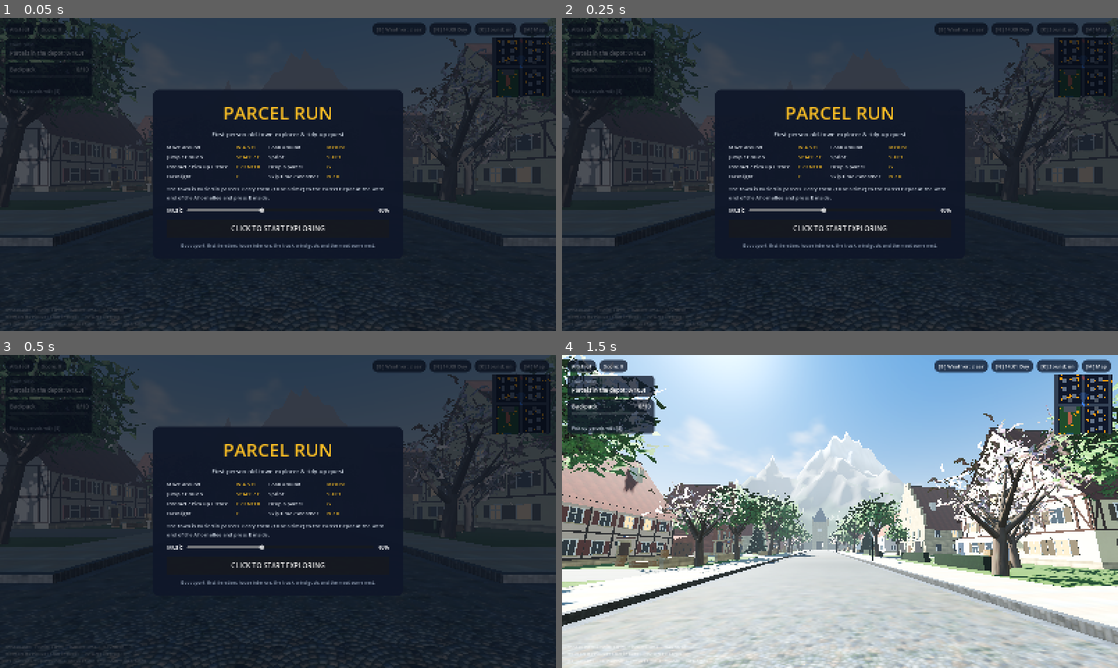
Above: before the commit, frames 1-4 (two rows, left to right).
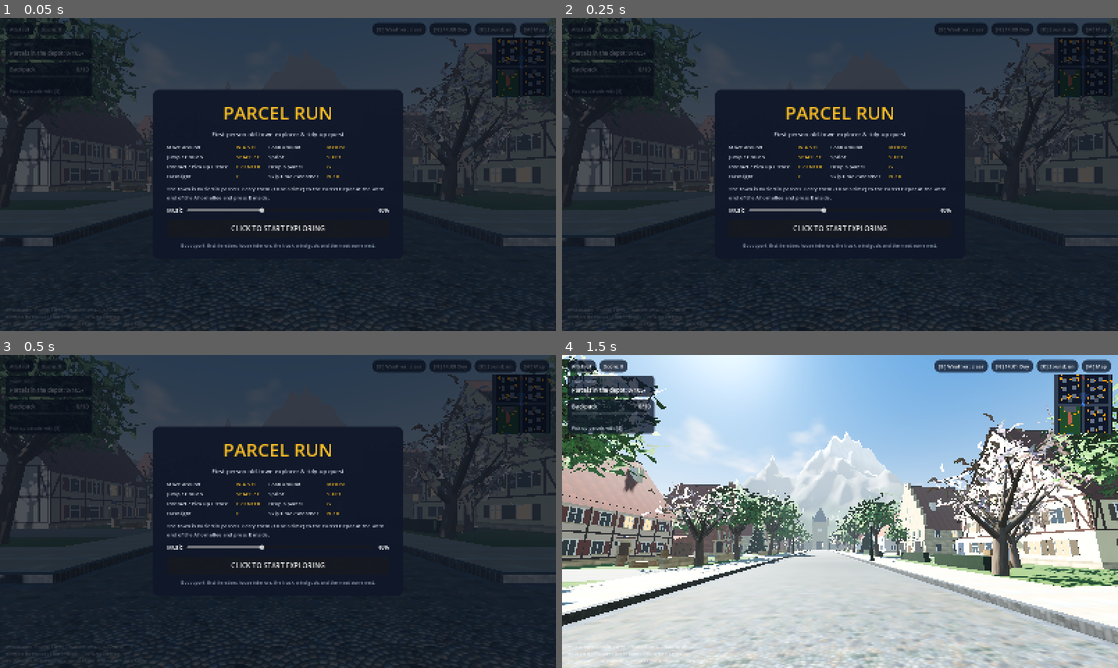
Above: after the commit, the same moments.

Repository: alexandruserban/a-parcel-in-transit
Game: Godot game, scene res://main.tscn
Same seed, same stepped clock (60 frames per second), same inputs: the game is played once before the commit and once after it.
Inputs (mouse positions are in pixels of both pictures, inside the frame that each line leads up to):
- Up to frame 1 (0.05 s): no input
- Up to frame 2 (0.25 s): no input
- Up to frame 3 (0.5 s): no input
- Up to frame 4 (1.5 s): click "CLICK TO START EXPLORING" at 0.5 s; tap Enter at 1.25 s; move the mouse to (867, 511) at 1.27 s; hold W from 1.28 s (still down); tap Shift at 1.35 s

The runs differ from the first frame. In frame 1, 0.2% of the frame differs, in the area x 0-99%, y 6-73%; in frame 2, 0.2%; in frame 3, 0.2%; in frame 4, 0.1%.

Commit message:
Port the web street lantern; add touch controls and phone settings
- Street lanterns are now a port of buildStreetLight(): stepped
  octagonal base, fluted shaft with a gilt ring, ladder bar, and a
  tapered four-sided glass lantern in an iron frame with corner posts,
  hood and finial. The old lantern hid half its glass inside an iron
  box. Lamps follow the web placement, with lanterns at the squares.
- Touch controls (port of mobile.js): a floating joystick on the left
  (push past the rim to sprint, analog walking speed), drag-to-look on
  the right, and Use / Jump / Crouch / Light / Drop / Pause buttons.
  Touches are handled directly, so walking and looking work together.
- Phones use the web version's Low settings: 75% 3D resolution, smaller
  and nearer shadows, half the leaf clusters in the big trees, and the
  slower touch walking speeds. The Android back button and leaving the
  app pause the game. --mobile turns this on for desktop testing.

Co-Authored-By: Claude Opus 5.5 <noreply@anthropic.com>

Diff:
--- a/scripts/hud.gd
+++ b/scripts/hud.gd
@@ -5,6 +5,7 @@
 const Minimap := preload("res://scripts/minimap.gd")
 
 var game
+var mobile := false
 var score_label: Label
 var clock_label: Label
 var weather_label: Label
@@ -51,7 +52,11 @@
 	weather_label = _pill_label(top_r, "[B] Weather: clear")
 	clock_label = _pill_label(top_r, "[N] 14:00 Day")
 	sound_label = _pill_label(top_r, "[K] Sound: on")
-	_pill_label(top_r, "[M] Map")
+	var map_pill := _pill_label(top_r, "[M] Map")
+	if mobile:   # keyboard hints mean nothing on a phone, and the pause button sits up there
+		weather_label.get_parent().visible = false
+		sound_label.get_parent().visible = false
+		map_pill.get_parent().visible = false
 
 	# Depot task and backpack (left)
 	var left := VBoxContainer.new()
@@ -133,6 +138,7 @@
 	var hint := _label("[WASD] Walk  |  [Shift] Sprint  |  [Space] Jump  |  [C] Crouch\n[E] Interact / Pick up / Store in depot  |  [G] Drop a parcel\n[F] Flashlight  |  [B] Weather  |  [N] Skip time  |  [M] Map  |  [Esc] Menu", 12, Color(1, 1, 1, 0.7))
 	hint.set_anchors_preset(Control.PRESET_BOTTOM_LEFT)
 	hint.position = Vector2(16, -70)
+	hint.visible = not mobile
 	root.add_child(hint)
 
 	_build_menu(root)
@@ -227,6 +233,9 @@
 	v.add_child(grid)
 	var rows := [["Move around", "W A S D"], ["Look around", "MOUSE"], ["Jump / Crouch", "SPACE / C"], ["Sprint", "SHIFT"],
 		["Interact / Pick up / Store", "E / ENTER"], ["Drop a parcel", "G"], ["Flashlight", "F"], ["Skip time / Weather", "N / B"]]
+	if mobile:
+		rows = [["Move", "LEFT THUMB"], ["Sprint", "PUSH TO THE EDGE"], ["Look around", "DRAG RIGHT SIDE"], ["Pick up / Store", "USE"],
+			["Jump / Crouch", "BUTTONS"], ["Drop a parcel", "DROP"], ["Flashlight", "LIGHT"], ["Pause", "II / BACK"]]
 	for r in rows:
 		grid.add_child(_label(r[0], 15, Color("#e2e8f0")))
 		grid.add_child(_label(r[1], 15, Color("#fbbf24")))
@@ -253,7 +262,7 @@
 		game.sfx.set_music_volume(val / 100.0)
 		music_value.text = "%d%%" % int(val))
 	var play := Button.new()
-	play.text = "CLICK TO START EXPLORING"
+	play.text = "TAP TO START EXPLORING" if mobile else "CLICK TO START EXPLORING"
 	play.add_theme_font_size_override("font_size", 20)
 	play.custom_minimum_size = Vector2(0, 52)
 	play.pressed.connect(func() -> void: game.resume())
--- a/scripts/main.gd
+++ b/scripts/main.gd
@@ -8,6 +8,7 @@
 const Hud := preload("res://scripts/hud.gd")
 const Parcels := preload("res://scripts/parcels.gd")
 const Sfx := preload("res://scripts/sfx.gd")
+const Touch := preload("res://scripts/touch.gd")
 
 const BACKPACK_CAP := 10
 const LAMP_POOL := 14
@@ -26,18 +27,22 @@
 var started := false
 var lamp_pool: Array[OmniLight3D] = []
 var _pool_t := 0.0
-var _gfx_frames := 0
+var mobile := false
+var touch
 
 
 func _ready() -> void:
 	var t0 := Time.get_ticks_msec()
+	mobile = OS.has_feature("mobile") or "--mobile" in OS.get_cmdline_user_args()
+	if mobile:
+		_mobile_graphics()
 	sfx = Sfx.new()
 	add_child(sfx)
 
 	sun = DirectionalLight3D.new()
 	sun.shadow_enabled = true
-	sun.directional_shadow_max_distance = 160.0
-	sun.directional_shadow_mode = DirectionalLight3D.SHADOW_PARALLEL_4_SPLITS
+	sun.directional_shadow_max_distance = 90.0 if mobile else 160.0
+	sun.directional_shadow_mode = DirectionalLight3D.SHADOW_PARALLEL_2_SPLITS if mobile else DirectionalLight3D.SHADOW_PARALLEL_4_SPLITS
 	sun.shadow_blur = 1.5
 	add_child(sun)
 	var env_node := WorldEnvironment.new()
@@ -47,6 +52,7 @@
 	sky.setup(env_node, sun)
 
 	world = World.new()
+	world.tree_detail = 0.5 if mobile else 1.0
 	add_child(world)
 	world.build()
 	parcels = Parcels.new()
@@ -57,6 +63,7 @@
 	player = Player.new()
 	player.world = world
 	player.game = self
+	player.mobile = mobile
 	add_child(player)
 	player.global_position = Vector3(0, 0.1, 0)
 
@@ -72,7 +79,12 @@
 
 	hud = Hud.new()
 	hud.game = self
+	hud.mobile = mobile
 	add_child(hud)
+	if mobile:
+		touch = Touch.new()
+		touch.game = self
+		add_child(touch)
 	hud.set_quest(0, parcels.total)
 	hud.set_backpack(backpack, BACKPACK_CAP)
 	print("Parcel Run ready in %d ms: %d parcels in the town" % [Time.get_ticks_msec() - t0, parcels.total])
@@ -91,14 +103,33 @@
 	get_tree().paused = true
 	Input.mouse_mode = Input.MOUSE_MODE_VISIBLE
 	hud.show_menu(true)
+	if touch:
+		touch.visible = false
 
 
 func resume() -> void:
 	started = true
 	hud.show_menu(false)
 	get_tree().paused = false
-	Input.mouse_mode = Input.MOUSE_MODE_CAPTURED
+	if touch:
+		touch.visible = true
+	else:
+		Input.mouse_mode = Input.MOUSE_MODE_CAPTURED
 	sfx.start()
+
+
+## Phones: the Android back button and leaving the app open the pause menu
+func _notification(what: int) -> void:
+	if what == NOTIFICATION_WM_GO_BACK_REQUEST or what == NOTIFICATION_APPLICATION_PAUSED:
+		if hud and not get_tree().paused:
+			pause()
+
+
+## Lighter settings for phones, like the web version's Low preset: lower 3D resolution, smaller and nearer
+## shadows, half the leaf clusters in the big trees
+func _mobile_graphics() -> void:
+	get_viewport().scaling_3d_scale = 0.75
+	RenderingServer.directional_shadow_atlas_set_size(2048, true)
 
 
 func _process(delta: float) -> void:
@@ -109,7 +140,7 @@
 		is_night = night
 		world.set_night(night)
 		sfx.night = night
-	hud.set_clock("[N] %s %s" % [sky.clock_text(), sky.phase_name()])
+	hud.set_clock(("%s %s" if mobile else "[N] %s %s") % [sky.clock_text(), sky.phase_name()])
 	_update_lamp_pool(delta)
 	_update_prompt()
 
@@ -327,6 +358,7 @@
 		[Vector3(30, 0.1, -12), 2.4, 0.05, 22.5, "night"],
 		[Vector3(-38, 0.1, 132), 0.15, -0.12, 15.0, "pond"],
 		[Vector3(-60, 0.1, 85), -2.6, -0.02, 11.0, "park_trees"],
+		[Vector3(-3.6, 0.1, 29.4), 0.785, 0.52, 19.0, "lamp"],
 	]
 	for s in _shots:
 		player.global_position = s[0]
--- a/scripts/player.gd
+++ b/scripts/player.gd
@@ -29,6 +29,9 @@
 var stepped := false
 var fall_speed := 0.0
 var current = null          # Dictionary: world interactable, or a parcel record (has "slot")
+var move_input := Vector2.ZERO   # touch joystick (x strafe, y forward/back, -1..1)
+var touch_sprint := false
+var mobile := false
 
 
 func _ready() -> void:
@@ -102,11 +105,18 @@
 	if _key(KEY_S, KEY_DOWN): input.y += 1
 	if _key(KEY_A, KEY_LEFT): input.x -= 1
 	if _key(KEY_D, KEY_RIGHT): input.x += 1
-	var sprint := _key(KEY_SHIFT)
+	var sprint := _key(KEY_SHIFT) or touch_sprint
 	var speed := CROUCH if crouching else (SPRINT if sprint else WALK)
+	if mobile:   # the small screen and analog stick make desktop speeds feel too fast (player.js)
+		speed = 2.4 if crouching else (7.5 if sprint else 4.2)
+	# The touch joystick overrides the keys, and walks slower when only pushed part-way
+	var analog := 1.0
+	if move_input.length_squared() > 0.0001:
+		input = move_input
+		analog = minf(1.0, move_input.length())
 	var moving := input.length_squared() > 0.01
 	if moving:
-		var dir := Vector3(input.x, 0, input.y).normalized().rotated(Vector3.UP, yaw)
+		var dir := Vector3(input.x, 0, input.y).normalized().rotated(Vector3.UP, yaw) * analog
 		velocity.x = dir.x * speed
 		velocity.z = dir.z * speed
 	else:
--- /dev/null
+++ b/scripts/touch.gd
@@ -0,0 +1,155 @@
+extends CanvasLayer
+## Touch controls for phones and tablets, ported from mobile.js: a floating joystick on the left half of the
+## screen (push well past the rim to sprint), drag-to-look on the right half, and buttons for Use, Jump,
+## Crouch, Flashlight, Drop (only while carrying parcels) and Pause. Touches are handled here directly (not
+## through emulated mouse clicks) so you can walk and look, or walk and press a button, at the same time.
+
+const JOY_RADIUS := 75.0
+const BTN := 92.0
+
+var game
+var look_level := 4.0          # 1..10, like the web version's look-speed slider
+var joy_id := -1
+var joy_origin := Vector2.ZERO
+var joy_vec := Vector2.ZERO
+var look_id := -1
+var buttons: Array = []        # [{rect: Rect2, node: Control, action: String}]
+var root: Control
+var joy_base: Panel
+var joy_knob: Panel
+var drop_btn: Control
+
+
+func _ready() -> void:
+	layer = 2
+	root = Control.new()
+	root.set_anchors_preset(Control.PRESET_FULL_RECT)
+	root.mouse_filter = Control.MOUSE_FILTER_IGNORE
+	add_child(root)
+	joy_base = _circle(JOY_RADIUS * 2, Color(1, 1, 1, 0.12))
+	joy_knob = _circle(64, Color(1, 1, 1, 0.35))
+	joy_base.visible = false
+	joy_knob.visible = false
+	root.add_child(joy_base)
+	root.add_child(joy_knob)
+	_button("use", "Use", Vector2(-BTN * 1.35 - 24, -BTN * 1.35 - 40), BTN * 1.35)
+	_button("jump", "Jump", Vector2(-BTN * 2.6 - 40, -BTN - 30), BTN)
+	_button("crouch", "Crouch", Vector2(-BTN - 24, -BTN * 2.6 - 60), BTN)
+	_button("light", "Light", Vector2(-BTN * 2.2 - 40, -BTN * 2.45 - 60), BTN * 0.8)
+	drop_btn = _button("drop", "Drop", Vector2(-BTN * 3.5 - 56, -BTN - 30), BTN)
+	_button("pause", "II", Vector2(-BTN * 0.7 - 210, 12), BTN * 0.7, true)
+
+
+func _circle(d: float, col: Color) -> Panel:
+	var p := Panel.new()
+	var s := StyleBoxFlat.new()
+	s.bg_color = col
+	s.set_corner_radius_all(int(d / 2))
+	s.border_color = Color(1, 1, 1, 0.4)
+	s.set_border_width_all(2)
+	p.add_theme_stylebox_override("panel", s)
+	p.size = Vector2(d, d)
+	p.mouse_filter = Control.MOUSE_FILTER_IGNORE
+	return p
+
+
+## A round button anchored to the bottom-right corner (or the top-right corner when top)
+func _button(action: String, text: String, offset: Vector2, d: float, top := false) -> Control:
+	var p := _circle(d, Color(0.06, 0.09, 0.16, 0.55))
+	p.set_anchors_preset(Control.PRESET_TOP_RIGHT if top else Control.PRESET_BOTTOM_RIGHT)
+	p.position = offset
+	var l := Label.new()
+	l.text = text
+	l.add_theme_font_size_override("font_size", int(d * 0.24))
+	l.horizontal_alignment = HORIZONTAL_ALIGNMENT_CENTER
+	l.vertical_alignment = VERTICAL_ALIGNMENT_CENTER
+	l.set_anchors_preset(Control.PRESET_FULL_RECT)
+	l.mouse_filter = Control.MOUSE_FILTER_IGNORE
+	p.add_child(l)
+	root.add_child(p)
+	buttons.append({"node": p, "action": action})
+	return p
+
+
+func _hit_button(pos: Vector2) -> String:
+	for bt in buttons:
+		var n: Control = bt.node
+		if n.visible and n.get_global_rect().grow(10).has_point(pos):
+			return bt.action
+	return ""
+
+
+func _press(action: String) -> void:
+	var p = game.player
+	match action:
+		"use": game.interact()
+		"jump": p.jump()
+		"crouch": p.toggle_crouch()
+		"light": p.toggle_flashlight()
+		"drop": game.drop_one()
+		"pause": game.pause()
+
+
+func _input(event: InputEvent) -> void:
+	if not visible or get_tree().paused:
+		return
+	if event is InputEventScreenTouch:
+		var pos := _canvas_pos(event.position)
+		if event.pressed:
+			var act := _hit_button(pos)
+			if act != "":
+				_press(act)
+				_flash(act)
+			elif pos.x < root.size.x * 0.45 and joy_id == -1:
+				joy_id = event.index
+				joy_origin = pos
+				joy_vec = Vector2.ZERO
+				joy_base.position = pos - joy_base.size / 2
+				joy_knob.position = pos - joy_knob.size / 2
+				joy_base.visible = true
+				joy_knob.visible = true
+			elif look_id == -1:
+				look_id = event.index
+		else:
+			if event.index == joy_id:
+				joy_id = -1
+				joy_vec = Vector2.ZERO
+				joy_base.visible = false
+				joy_knob.visible = false
+			elif event.index == look_id:
+				look_id = -1
+		get_viewport().set_input_as_handled()
+	elif event is InputEventScreenDrag:
+		var pos := _canvas_pos(event.position)
+		if event.index == joy_id:
+			var d := pos - joy_origin
+			joy_vec = d / JOY_RADIUS
+			var shown := d.limit_length(JOY_RADIUS)
+			joy_knob.position = joy_origin + shown - joy_knob.size / 2
+		elif event.index == look_id:
+			var k := 0.0011 * look_level
+			game.player.yaw -= event.relative.x * k
+			game.player.pitch = clampf(game.player.pitch - event.relative.y * k, -PI * 0.47, PI * 0.47)
+		get_viewport().set_input_as_handled()
+
+
+func _canvas_pos(p: Vector2) -> Vector2:
+	return p   # Godot already maps touches into the stretched canvas the HUD uses
+
+
+func _flash(action: String) -> void:
+	for bt in buttons:
+		if bt.action == action:
+			var n: Control = bt.node
+			n.modulate = Color(1.6, 1.6, 1.6)
+			create_tween().tween_property(n, "modulate", Color.WHITE, 0.2)
+
+
+func _process(_delta: float) -> void:
+	if game == null or game.player == null:
+		return
+	drop_btn.visible = game.backpack.size() > 0
+	# Analog move: walk slower when the stick is only pushed part-way; well past the rim sprints
+	var p = game.player
+	p.move_input = joy_vec.limit_length(1.0)
+	p.touch_sprint = joy_vec.length() > 1.35
--- a/scripts/trees.gd
+++ b/scripts/trees.gd
@@ -155,7 +155,7 @@
 				tips.append(e2)
 		tips.append(crown + Vector3(0, 0.8 * s, 0))
 		var kind := "leafcard_blossom" if type == "flowering" else "leafcard_leaf"
-		var per_tip := 12 if type == "flowering" else (14 if lush else 13)
+		var per_tip := 12 if type == "flowering" else (maxi(6, roundi(14 * world.tree_detail)) if lush else 13)
 		var spread := 2.5 if lush else 2.0
 		for tip in tips:
 			for i in per_tip:
@@ -165,7 +165,7 @@
 				card.call(kind, rc[0], rc[1], rc[2], rc[3])
 		if lush:
 			# fill the inside of the crown so it reads as one dense dome, not a ring of clumps
-			for i in 36:
+			for i in roundi(36 * world.tree_detail):
 				var off := Vector3(_r() - 0.5, _r() - 0.35, _r() - 0.5) * (4.4 * s)
 				var rc := _random_card(crown + Vector3(0, 0.6 * s, 0) + off, (1.4 + _r() * 0.6) * s, crown, 0.35)
 				card.call(kind, rc[0], rc[1], rc[2], rc[3])
--- a/scripts/world.gd
+++ b/scripts/world.gd
@@ -44,6 +44,7 @@
 var tree_spots: Array[Vector2] = []
 
 var trees: Trees
+var tree_detail := 1.0       # leaf clusters in the big trees (GFX.treeDetail: 0.5 on phones)
 var water_mats: Array[ShaderMaterial] = []
 var night_glows: Array = []           # [{mat, energy}] emissive materials that light up at night
 var mats := {}
@@ -150,7 +151,10 @@
 		var g := tmat("stainedglass_%d" % k, Vector2(1.6, 6.0), {"rough": 0.2})
 		night_glows.append({"mat": g, "energy": 1.8})
 		mats.church_glass.append(g)
-	mats.lamp = _glow(Color("#f2e6d0"), Color("#ffc98a"), 3.5)
+	mats.lamp = _glow(Color("#e9e1cf"), Color("#ffd09a"), 4.0)
+	mats.lamp.roughness = 0.15
+	mats.lamp_iron = _std(Color("#1f3229"), 0.5, 0.55)
+	mats.gilt = _std(Color("#b8913a"), 0.35, 0.9)
 	mats.hedge = tmat("foliage_bush", Vector2(2, 2), {"rough": 0.95, "tint": Color("#8fa77c"), "depth": 0.8})
 	mats.water = _shader_mat("res://shaders/water.gdshader")
 	mats.lily = _std(Color("#4f7a33"), 0.7)
@@ -1373,37 +1377,72 @@
 # Cast-iron street lanterns
 # ----------------------------------------------------------------------------------------------
 func _street_lights() -> void:
-	var k := 0
-	for s in NS_STREETS:
-		var z := -155.0
-		while z <= 155.0:
-			if absf(z) > 14 and absf(absf(z) - 165) > 14:
-				var side := 1 if k % 2 == 0 else -1
-				_lantern(s.x + side * (NS_HALF + 0.7), z)
-				k += 1
-			z += 26.0
-	for e in EW_STREETS:
-		var x := -80.0
-		while x <= 80.0:
-			if absf(x) > 14 and absf(absf(x) - 90) > 14:
-				var side := 1 if k % 2 == 0 else -1
-				if absf(e.z) > 1:
-					side = -int(signf(e.z))
-				_lantern(x, e.z + side * (EW_HALF + 0.7))
-				k += 1
-			x += 26.0
-
-
+	# Street lamps along every street, alternating sides (buildStreetFurniture in world.js)
+	var near := func(v: float, cuts: Array, m: float) -> bool:
+		for c in cuts:
+			if absf(v - c) < m:
+				return true
+		return false
+	var z_cuts := [-165.0, 0.0, 165.0]
+	var x_cuts := [-90.0, 0.0, 90.0]
+	for si in NS_STREETS.size():
+		var sx: float = NS_STREETS[si].x
+		var k := si
+		for z in [-138.5, -110.5, -82.5, -54.5, -26.5, 26.5, 54.5, 82.5, 110.5, 138.5]:
+			if near.call(z, z_cuts, 14.0):
+				continue
+			var side := 1 if k % 2 == 1 else -1
+			k += 1
+			_lantern(sx + side * (NS_HALF + 1), z)
+	for ei in EW_STREETS.size():
+		var ez: float = EW_STREETS[ei].z
+		var k := ei
+		for x in [-58.0, -32.0, 32.0, 58.0]:
+			if near.call(x, x_cuts, 14.0):
+				continue
+			var side := 1 if k % 2 == 1 else -1
+			k += 1
+			# an outer loop road only has houses on one side: keep its lamps on the town side
+			var sd := -int(signf(ez)) if absf(ez) > 1 else side
+			_lantern(x, ez + sd * (EW_HALF + 1))
+	# Lanterns at the corners of the small squares
+	for r in small_squares:
+		var front := r.position.y if absf(r.position.y) < absf(r.end.y) else r.end.y
+		var inward := 1.0 if front == r.position.y else -1.0
+		for sx in [-1, 1]:
+			_lantern(r.get_center().x + sx * 5.6, front + inward * 1.0)
+
+
+## Cast-iron street lantern, ported from buildStreetLight() in world.js: stepped octagonal base, fluted shaft
+## with a gilt ring, lamplighter's ladder bar, and a tapered glass lantern (wider at the top) in an iron frame
+## under a pyramid hood with a gilt finial.
 func _lantern(x: float, z: float) -> void:
-	var I := Transform3D.IDENTITY
-	b.cylinder(I, Vector3(x, 0.25, z), 0.12, 0.07, 0.6, 8, mats.iron)
-	b.cylinder(I, Vector3(x, 0.85, z), 0.07, 0.05, 3.4, 8, mats.iron)
-	bx(I, x, 4.45, z, 0.42, 0.55, 0.42, mats.iron, false, true)
-	bx(I, x, 4.45, z, 0.36, 0.5, 0.46, mats.lamp, false, false)
-	bx(I, x, 4.45, z, 0.46, 0.5, 0.36, mats.lamp, false, false)
-	b.cylinder(I, Vector3(x, 4.72, z), 0.34, 0.0, 0.35, 4, mats.iron, false, 1.0, true, PI / 4)
-	solid_cyl(x, z, 0.12, 4.3)
-	lamp_sources.append(Vector3(x, 4.3, z))
+	var I := Transform3D(Basis(), Vector3(x, 0, z))
+	var iron: Material = mats.lamp_iron
+	var gilt: Material = mats.gilt
+	var lens: Material = mats.lamp
+	var cyl := func(r_top: float, r_bot: float, h: float, segs: int, mat: Material, y_mid: float, square := false) -> void:
+		b.cylinder(I, Vector3(0, y_mid - h / 2, 0), r_bot, r_top, h, segs, mat, true, 1.0, true, PI / 4 if square else 0.0)
+	cyl.call(0.26, 0.3, 0.5, 8, iron, 0.25)
+	cyl.call(0.19, 0.24, 0.35, 8, iron, 0.67)
+	cyl.call(0.085, 0.12, 3.4, 12, iron, 2.5)
+	cyl.call(0.14, 0.14, 0.05, 12, gilt, 0.95)
+	cyl.call(0.13, 0.1, 0.18, 12, iron, 4.2)
+	b.box(I, Vector3(0, 3.9, 0), Vector3(0.7, 0.05, 0.05), iron, 1.0, false)
+	for dx in [-0.35, 0.35]:
+		b.cylinder(I, Vector3(dx, 3.86, 0), 0.045, 0.045, 0.08, 8, gilt)
+	# Lantern: tapered glass box, iron frame top and bottom, corner posts, hood and finial
+	cyl.call(0.3, 0.2, 0.62, 4, lens, 4.62, true)
+	cyl.call(0.33, 0.33, 0.06, 4, iron, 4.95, true)
+	cyl.call(0.22, 0.16, 0.12, 4, iron, 4.27, true)
+	for k in 4:
+		var a := k * PI / 2
+		b.box(I, Vector3(cos(a) * 0.25, 4.62, sin(a) * 0.25), Vector3(0.03, 0.64, 0.03), iron, 1.0, false)
+	cyl.call(0.0, 0.42, 0.34, 4, iron, 5.15, true)
+	b.cylinder(I, Vector3(0, 5.31, 0), 0.06, 0.0, 0.1, 8, gilt)
+	b.cylinder(I, Vector3(0, 5.3, 0), 0.06, 0.06, 0.04, 8, gilt)
+	solid_cyl(x, z, 0.35, 4.3)
+	lamp_sources.append(Vector3(x, 4.5, z))
 
 
 # ----------------------------------------------------------------------------------------------
